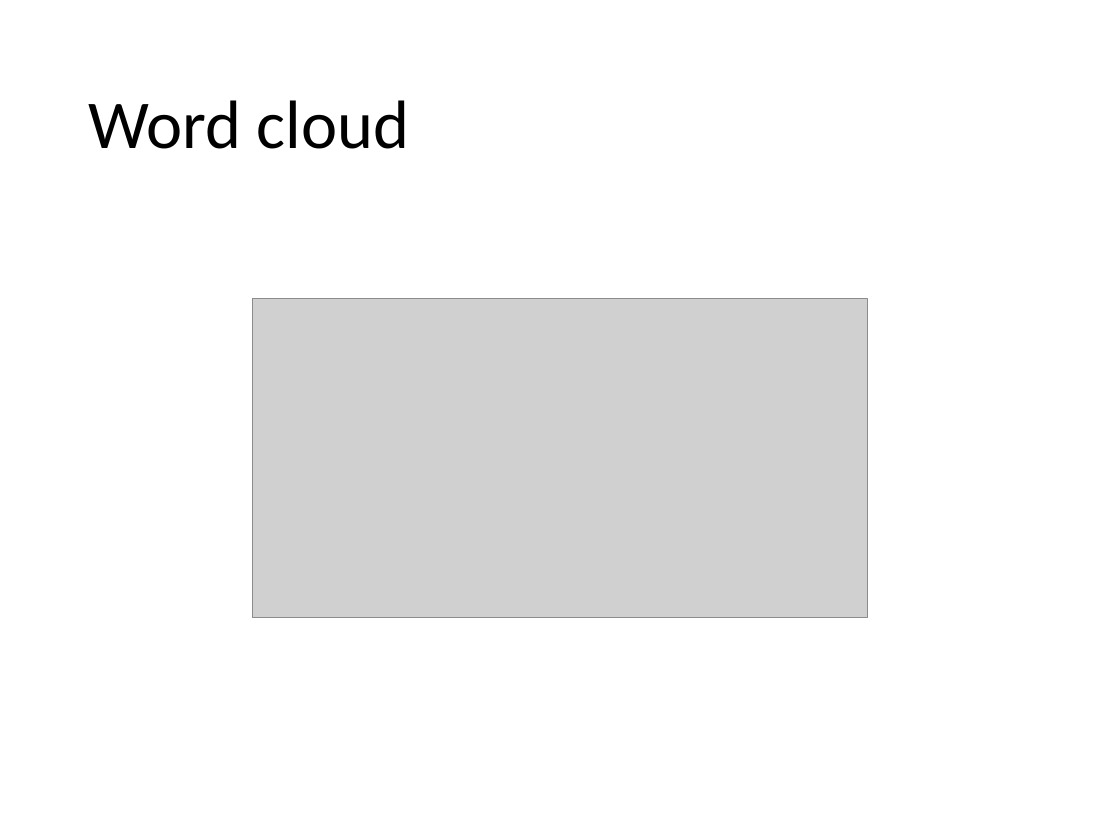
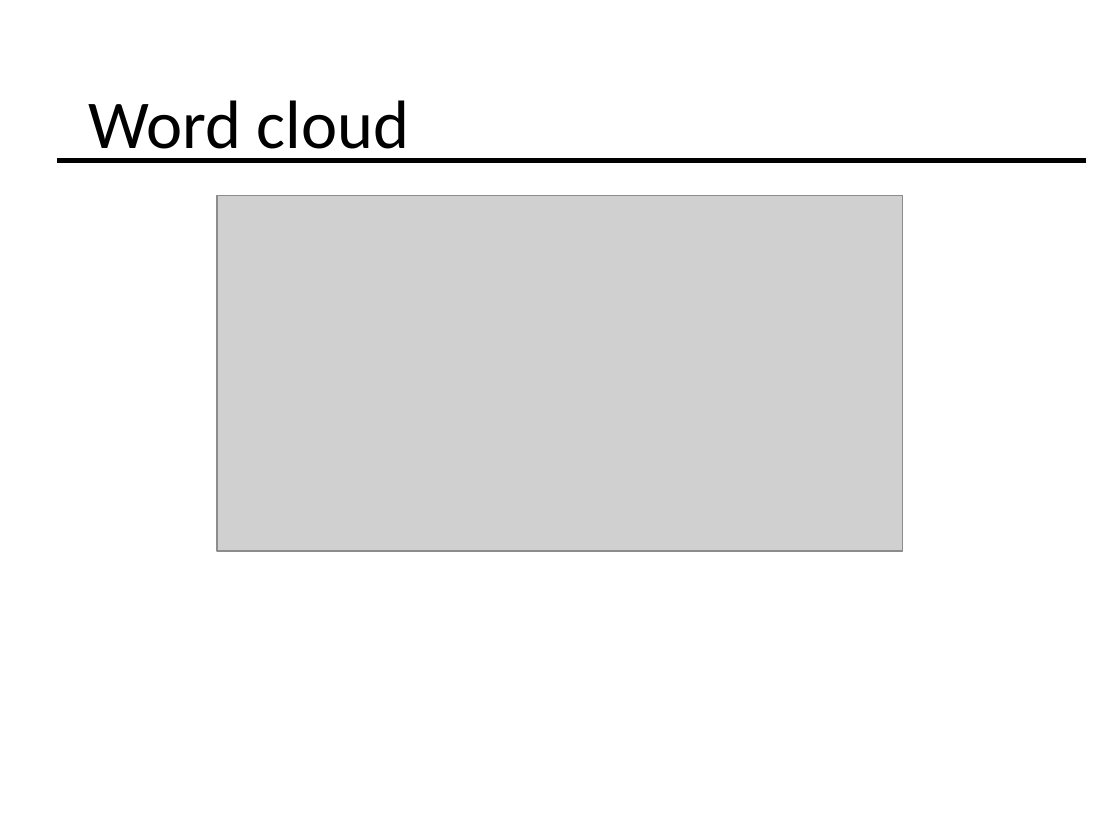
Before and after one commit to AnthonyCessna/Comp4447_Final_Project, a slide deck: slide 6 of FinalPresentation.pptx. Drawn at 1120x840 pixels with LibreOffice and Linux fonts; fonts in the diff are those of the drawing; grey boxes stand for pictures. Boxes give left, top, right and bottom in pixels: in the first picture for what was removed or moved away, otherwise in the second. Text is boxed around its words. In the diff, an @@ line names an element or a change of style, - is before the commit and + after.

```diff
--- a/FinalPresentation.pptx
+++ b/FinalPresentation.pptx
@@ line added from (57, 160) to (1085, 160), #000000 3 pt @@
@@ line added from (77, 160) to (1085, 160), #000000 3 pt @@
@@ picture resized from (x1=252, y1=299, x2=868, y2=618) to (x1=217, y1=195, x2=903, y2=551) @@
```
Also in this commit, not shown: 9 other slides changed, 1 slide added, 1 slide removed, 1 other file.
